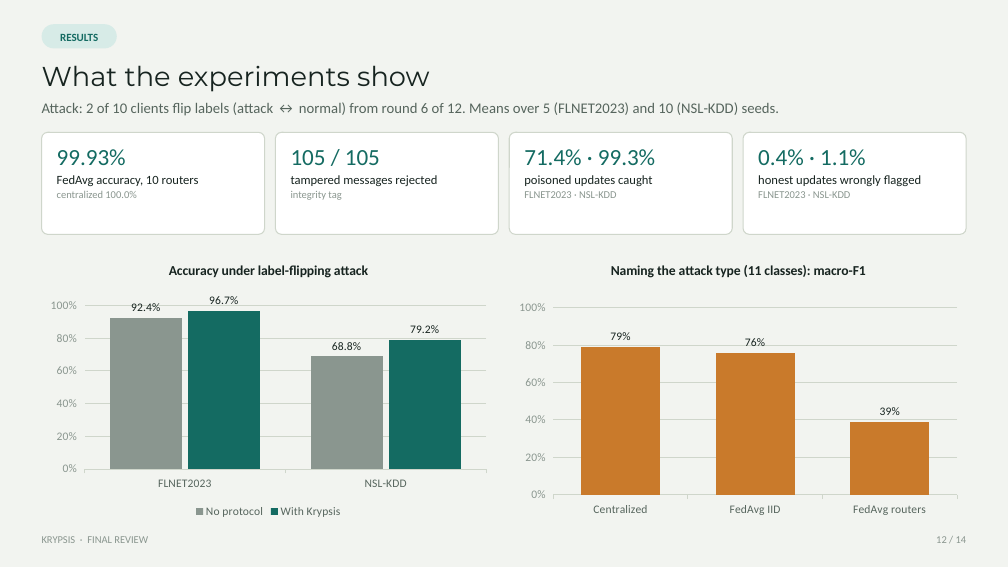
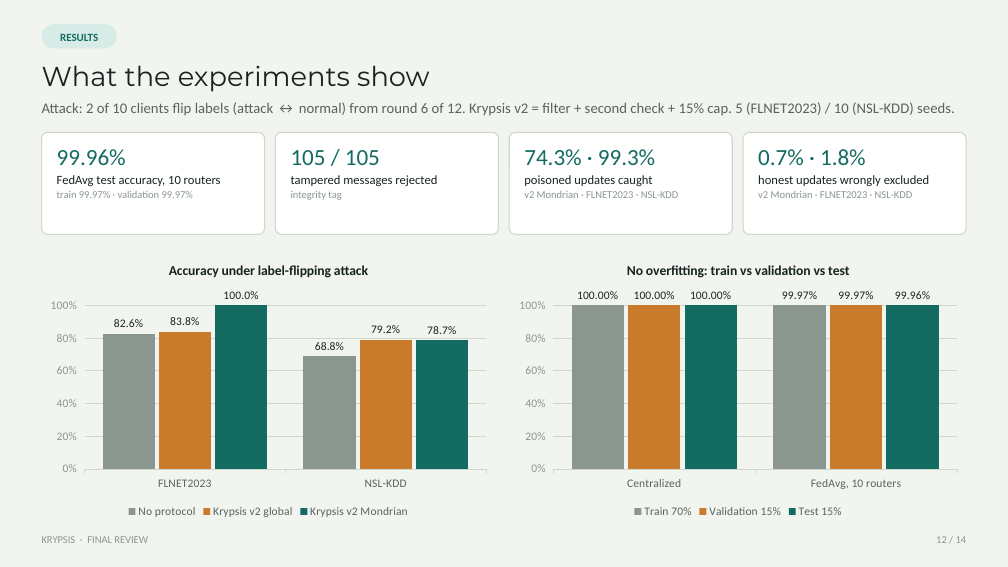
Before and after one commit to Vinudharshini18/Krypsis-A-network-intrusion-detection-system, a slide deck: slide 12 of presentation/Krypsis_Final_Review.pptx. Drawn at 1008x567 pixels with LibreOffice and Linux fonts; fonts in the diff are those of the drawing. Boxes give left, top, right and bottom in pixels: in the first picture for what was removed or moved away, otherwise in the second. Text is boxed around its words. In the diff, an @@ line names an element or a change of style, - is before the commit and + after.

Commit message:
70/15/15 re-split with duplicates removed, overfitting check, rerun protocol experiments
- src/split_701515.py: remove 170,596 duplicate flows, split each router
  70/15/15 (train/validation/test), scaler fit on train only
- src/split_experiment.py: centralized + FedAvg with train/val/test
  accuracy and loss curves (no overfitting: equal on all three)
- protocol_experiment.py, defense_experiment.py: KRYPSIS_SPLIT=701515
  switch to run on the new split
- results/split_701515/: new results; Mondrian thresholds now beat the
  global threshold (70.0% vs 29.5% caught, p < 0.001)
- README Phase 12 and final-review deck updated with the new numbers

```diff
--- a/presentation/Krypsis_Final_Review.pptx
+++ b/presentation/Krypsis_Final_Review.pptx
@@ text at (42, 102, 955, 116): text changed @@
-Attack: 2 of 10 clients flip labels (attack ↔ normal) from round 6 of 12. Means over 5 (FLNET2023) and 10 (NSL-KDD) seeds.
+Attack: 2 of 10 clients flip labels (attack ↔ normal) from round 6 of 12. Krypsis v2 = filter + second check + 15% cap. 5 (FLNET2023) / 10 (NSL-KDD) seeds.
@@ text at (57, 149, 221, 198): text changed @@
-99.93%
-FedAvg accuracy, 10 routers
-centralized 100.0%
+99.96%
+FedAvg test accuracy, 10 routers
+train 99.97% · validation 99.97%
@@ text at (524, 149, 655, 165): text changed @@
-71.4% · 99.3%
+74.3% · 99.3%
@@ text at (758, 149, 930, 198): text changed @@
-0.4% · 1.1%
-honest updates wrongly flagged
-FLNET2023 · NSL-KDD
+0.7% · 1.8%
+honest updates wrongly excluded
+v2 Mondrian · FLNET2023 · NSL-KDD
@@ text at (524, 191, 678, 198): text changed @@
-FLNET2023 · NSL-KDD
+v2 Mondrian · FLNET2023 · NSL-KDD
@@ column chart at (42, 250, 495, 522) @@
@@ No protocol, FLNET2023: 92.4 to 82.6 @@
-With Krypsis: 96.7, 79.2
+Krypsis v2 global: 83.8, 79.2
@@ colour of Krypsis v2 global #146B62 to #C97A2B @@
+Krypsis v2 Mondrian: 100, 78.7
@@ column chart at (510, 250, 966, 522) @@
@@ title "Naming the attack type (11 classes): macro-F1" to "No overfitting: train vs validation vs test" @@
-categories: Centralized, FedAvg IID, FedAvg routers
+categories: Centralized, FedAvg, 10 routers
-Series 1: 79, 76, 39
+Train 70%: 100, 99.97
@@ colour of Train 70% #C97A2B to #8A968F @@
@@ data labels of Train 70% changed @@
+Validation 15%: 100, 99.97
+Test 15%: 100, 99.96
@@ legend changed @@
```
Also in this commit, not shown: 5 other slides changed, 16 other files.
